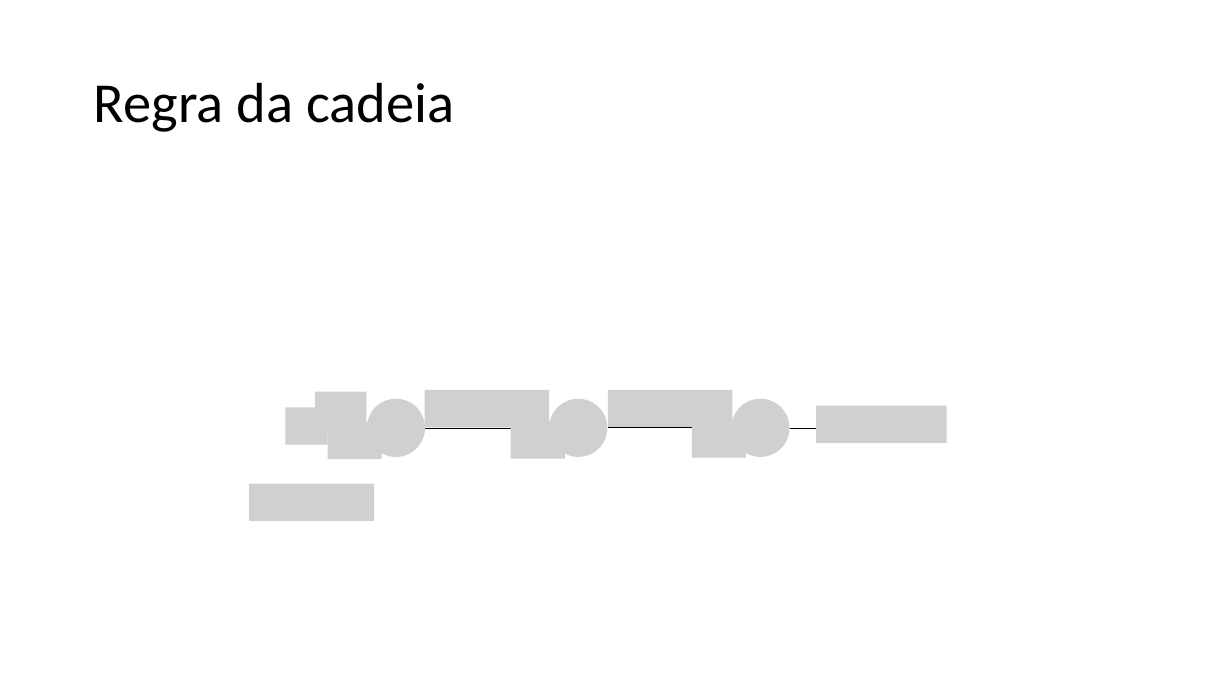
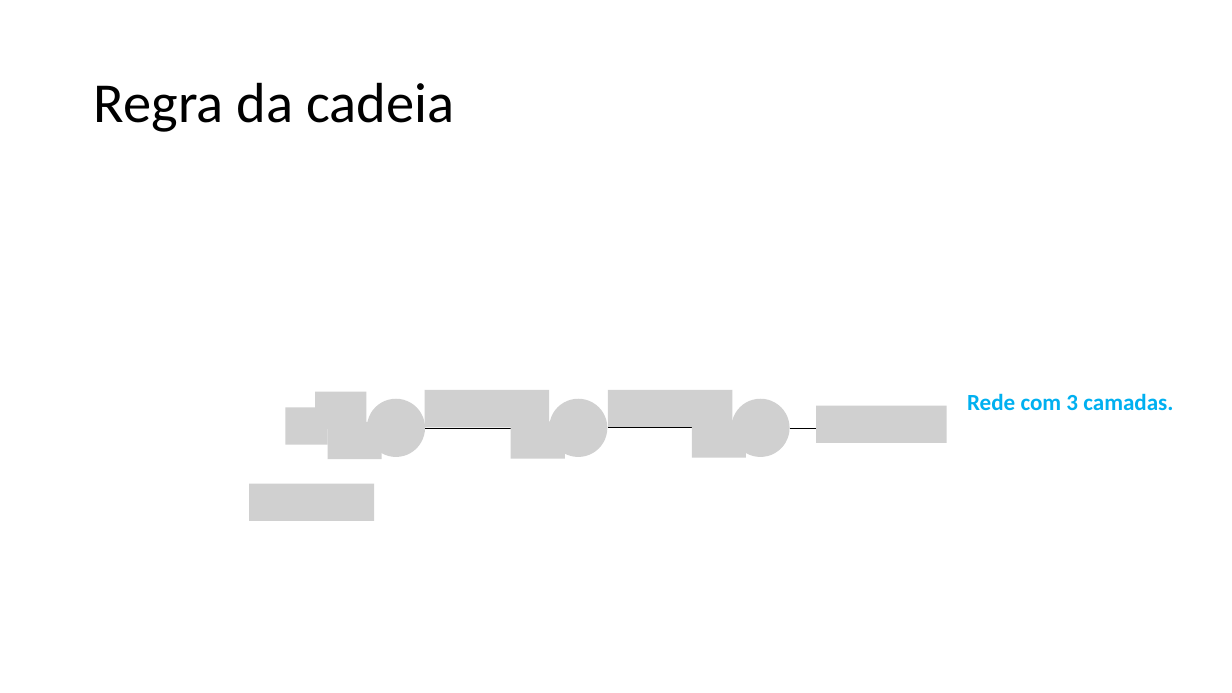
Before and after one commit to zz4fap/c24_inteligencia_artificial, a slide deck: slide 36 of slides/C24_MLP.pptx. Drawn at 1232x693 pixels with LibreOffice and Linux fonts; fonts in the diff are those of the drawing; grey boxes stand for pictures. Boxes give left, top, right and bottom in pixels: in the first picture for what was removed or moved away, otherwise in the second. Text is boxed around its words. In the diff, an @@ line names an element or a change of style, - is before the commit and + after.

```diff
--- a/slides/C24_MLP.pptx
+++ b/slides/C24_MLP.pptx
@@ text added at [967,393,1173,410], 18 pt, text #00B0F0, bold @@
+Rede com 3 camadas.
```
Also in this commit, not shown: 4 other slides changed, 2 other files.
